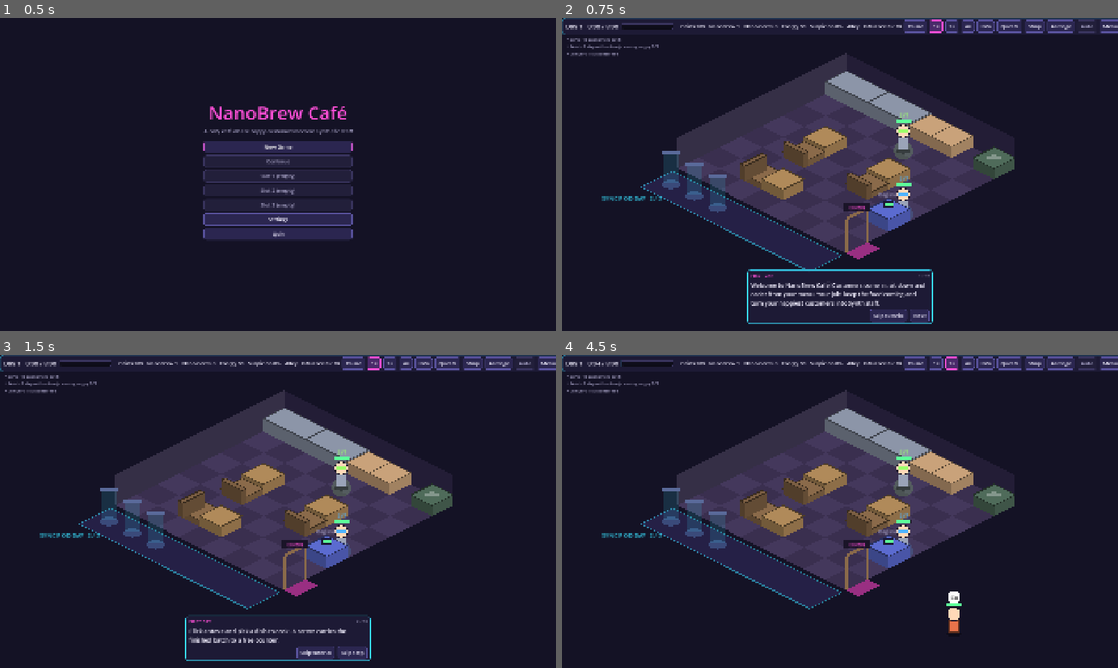
Above: before the commit, frames 1-4 (two rows, left to right).
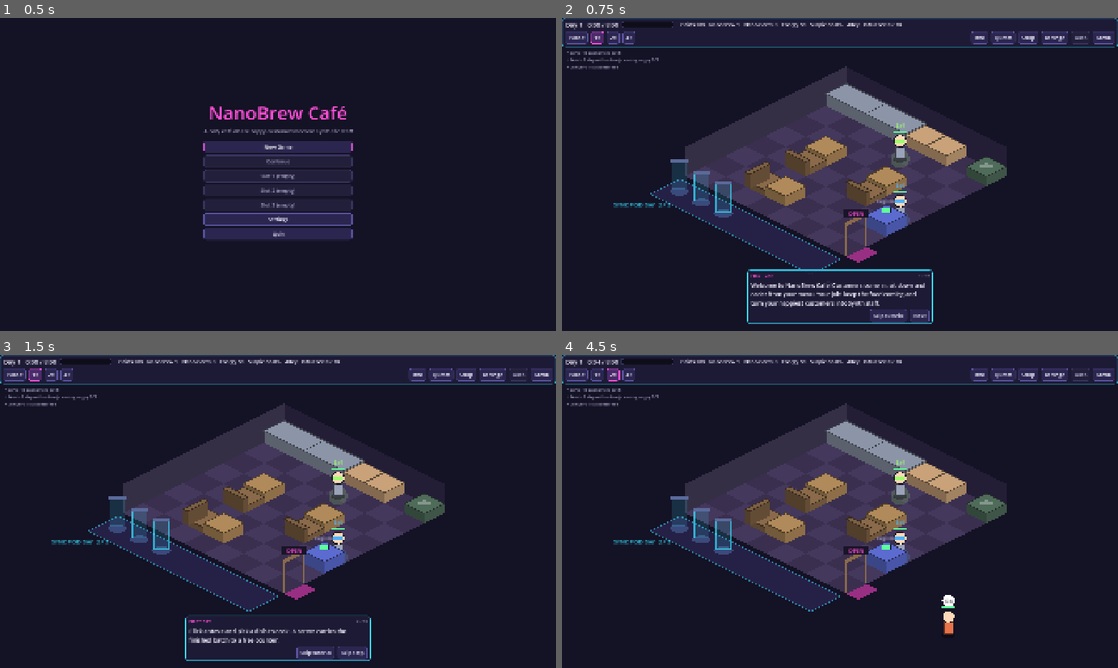
Above: after the commit, the same moments.

Repository: KoraWolF/cafe-sim-game
Game: Godot game, scene res://src/ui/main.tscn
Two runs of this game, one before a commit and one after it. Both use one fixed random seed, a clock stepped at 60 frames per second and the inputs below.
Inputs:
- Up to frame 1 (0.5 s): no input
- Up to frame 2 (0.75 s): click "New Game" at 0.5 s
- Up to frame 3 (1.5 s): click "Next" at 1.25 s
- Up to frame 4 (4.5 s): click "Skip step" at 2 s; click "Skip step" at 2.75 s; click "1×" at 3.5 s; click "2×" at 4.25 s

Frame 1 is identical in both runs. In frame 2, 15% of the frame differs, in the area x 0-100%, y 0-81%; in frame 3, 16%; in frame 4, 16%, in the area x 0-100%, y 0-90%.

Commit message:
Tidy the top bar: two rows (status on top, controls below)
- Day, shift and resources on the first row; speed on the left and Info,
  Quests, Shop, Arrange, Auto, Menu on the right of the second
- UiTheme.TOP_BAR_HEIGHT: panels, camera, tracker, toasts and the customer
  card start below the bar
- New UI check: the bar fits its height and every button is on screen
  (checked at 1920x1080 and 1280x720)

Co-Authored-By: Claude Opus 5.5 <noreply@anthropic.com>

Diff:
--- a/src/ui/cafe_view.gd
+++ b/src/ui/cafe_view.gd
@@ -39,7 +39,7 @@
 ## Customers walk this many tiles per second at 1x.
 const WALK_SPEED: float = 3.0
 ## Screen space taken by the HUD's top bar and the night hub.
-const TOP_BAR: float = 50.0
+const TOP_BAR: float = UiTheme.TOP_BAR_HEIGHT
 const NIGHT_PANEL: float = 790.0
 
 ## Set while arranging the floor; null otherwise.
--- a/src/ui/customer_card.gd
+++ b/src/ui/customer_card.gd
@@ -30,7 +30,7 @@
 		return
 	reset_size()
 	var area := get_parent_area_size()
-	position = Vector2(clampf(at.x + 24, 8, area.x - size.x - 8), clampf(at.y - size.y - 16, 60, area.y - size.y - 8))
+	position = Vector2(clampf(at.x + 24, 8, area.x - size.x - 8), clampf(at.y - size.y - 16, UiTheme.TOP_BAR_HEIGHT + 8, area.y - size.y - 8))
 
 
 func refresh() -> void:
--- a/src/ui/edit_panel.gd
+++ b/src/ui/edit_panel.gd
@@ -20,7 +20,7 @@
 func _ready() -> void:
 	set_anchors_and_offsets_preset(Control.PRESET_RIGHT_WIDE)
 	offset_left = -WIDTH - 12
-	offset_top = 70
+	offset_top = UiTheme.TOP_BAR_HEIGHT + 12
 	offset_right = -12
 	offset_bottom = -12
 	visible = false
--- a/src/ui/hud.gd
+++ b/src/ui/hud.gd
@@ -14,6 +14,7 @@
 const TOAST_SECONDS: float = 3.0
 const MAX_TOASTS: int = 3
 
+var bar := PanelContainer.new()
 var _top := Label.new()
 var _resources := Label.new()
 var _shift_bar := ProgressBar.new()
@@ -42,11 +43,11 @@
 	set_anchors_and_offsets_preset(Control.PRESET_FULL_RECT)
 	mouse_filter = Control.MOUSE_FILTER_IGNORE
 	_build_top_bar()
-	_tracker.position = Vector2(16, 62)
+	_tracker.position = Vector2(16, UiTheme.TOP_BAR_HEIGHT + 8)
 	_tracker.mouse_filter = Control.MOUSE_FILTER_IGNORE
 	add_child(_tracker)
 	_toasts.set_anchors_and_offsets_preset(Control.PRESET_CENTER_TOP)
-	_toasts.position = Vector2(-300, 90)
+	_toasts.position = Vector2(-300, UiTheme.TOP_BAR_HEIGHT + 30)
 	_toasts.custom_minimum_size = Vector2(600, 0)
 	_toasts.mouse_filter = Control.MOUSE_FILTER_IGNORE
 	add_child(_toasts)
@@ -72,11 +73,14 @@
 
 
 func _build_top_bar() -> void:
-	var bar := PanelContainer.new()
+	# Two rows: day, shift and resources on top; speed and the buttons below.
 	bar.set_anchors_and_offsets_preset(Control.PRESET_TOP_WIDE)
+	bar.custom_minimum_size = Vector2(0, UiTheme.TOP_BAR_HEIGHT)
 	add_child(bar)
+	var rows := VBoxContainer.new()
+	bar.add_child(rows)
 	var row := HBoxContainer.new()
-	bar.add_child(row)
+	rows.add_child(row)
 	_top.add_theme_font_size_override("font_size", 22)
 	row.add_child(_top)
 	_shift_bar.custom_minimum_size = Vector2(180, 20)
@@ -87,7 +91,12 @@
 	_resources.tooltip_text = tr("tip.resources")
 	_resources.mouse_filter = Control.MOUSE_FILTER_PASS
 	row.add_child(_resources)
+	row = HBoxContainer.new()
+	rows.add_child(row)
 	row.add_child(_speed_box)
+	var gap := Control.new()
+	gap.size_flags_horizontal = Control.SIZE_EXPAND_FILL
+	row.add_child(gap)
 	for speed: int in GameState.SPEEDS:
 		var label := tr("ui.speed_pause") if speed == 0 else "%d×" % speed
 		var button := UiTheme.button(label, Session.set_speed.bind(speed))
--- a/src/ui/night_hub.gd
+++ b/src/ui/night_hub.gd
@@ -20,7 +20,7 @@
 	set_anchors_and_offsets_preset(Control.PRESET_RIGHT_WIDE)
 	custom_minimum_size = Vector2(760, 0)
 	offset_left = -780
-	offset_top = 70
+	offset_top = UiTheme.TOP_BAR_HEIGHT + 12
 	offset_right = -12
 	offset_bottom = -12
 	var column := VBoxContainer.new()
--- a/src/ui/quest_panel.gd
+++ b/src/ui/quest_panel.gd
@@ -16,7 +16,7 @@
 	visible = false
 	set_anchors_and_offsets_preset(Control.PRESET_RIGHT_WIDE)
 	offset_left = -WIDTH - 12
-	offset_top = 70
+	offset_top = UiTheme.TOP_BAR_HEIGHT + 12
 	offset_right = -12
 	offset_bottom = -12
 	var column := VBoxContainer.new()
--- a/src/ui/shop_panel.gd
+++ b/src/ui/shop_panel.gd
@@ -19,7 +19,7 @@
 	visible = false
 	set_anchors_and_offsets_preset(Control.PRESET_RIGHT_WIDE)
 	offset_left = -WIDTH - 12
-	offset_top = 70
+	offset_top = UiTheme.TOP_BAR_HEIGHT + 12
 	offset_right = -12
 	offset_bottom = -12
 	var column := VBoxContainer.new()
--- a/src/ui/ui_theme.gd
+++ b/src/ui/ui_theme.gd
@@ -3,6 +3,8 @@
 ## Placeholder look: a dark neon-city palette and one Theme for every screen.
 ## Real art and fonts replace these later without touching screen code.
 
+## Height of the HUD's top bar (two rows); panels and the camera start below it.
+const TOP_BAR_HEIGHT: float = 100.0
 const BACKGROUND := Color("141225")
 const PANEL := Color("1e1b36ee")
 const PANEL_BORDER := Color("38e1ff")
--- a/tools/ui_snapshot.gd
+++ b/tools/ui_snapshot.gd
@@ -50,6 +50,11 @@
 	_session.advance(70)
 	await _frames(2)
 	_shot("02_shift_with_pops")
+	var view_width: float = game.hud.get_viewport_rect().size.x
+	var buttons_fit: bool = game.hud.bar.find_children("*", "Button", true, false).all(func(b: Button) -> bool:
+		return b.get_global_rect().end.x <= view_width + 0.5)
+	print("CHECK top bar fits: two rows within %d px, every button on screen: %s" % [UiTheme.TOP_BAR_HEIGHT,
+		game.hud.bar.size.y <= UiTheme.TOP_BAR_HEIGHT + 0.5 and buttons_fit])
 
 	# Real clicks through the window, as a player would make them.
 	var canvas: Transform2D = game.cafe.get_viewport().get_canvas_transform()
